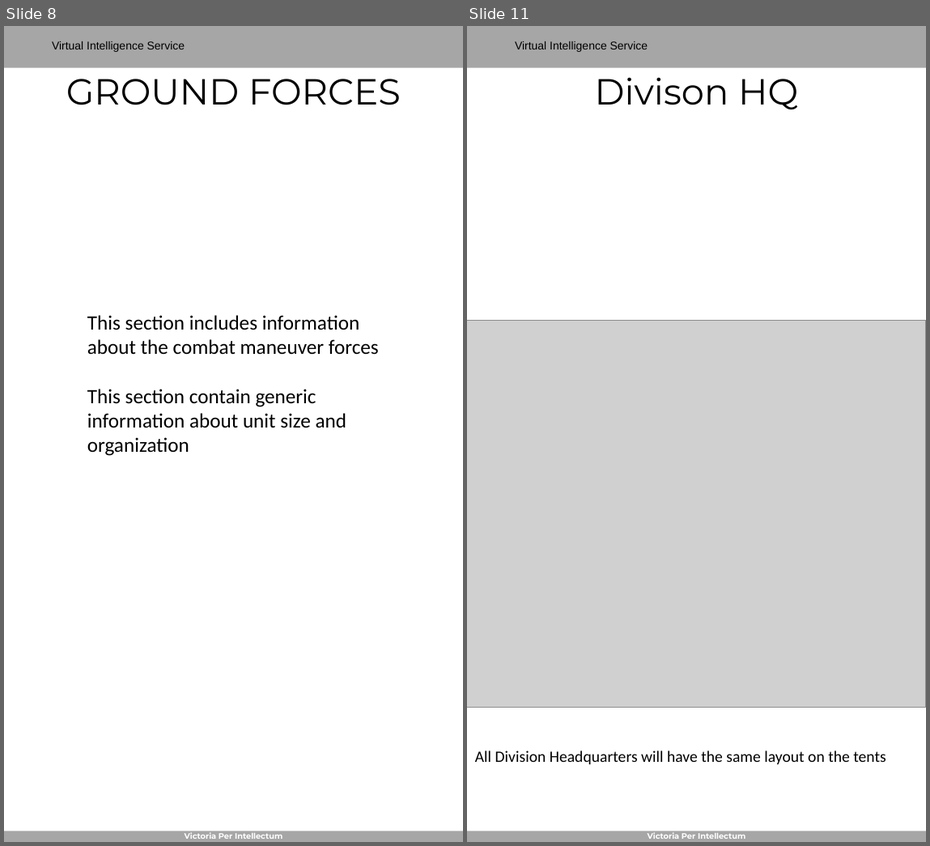
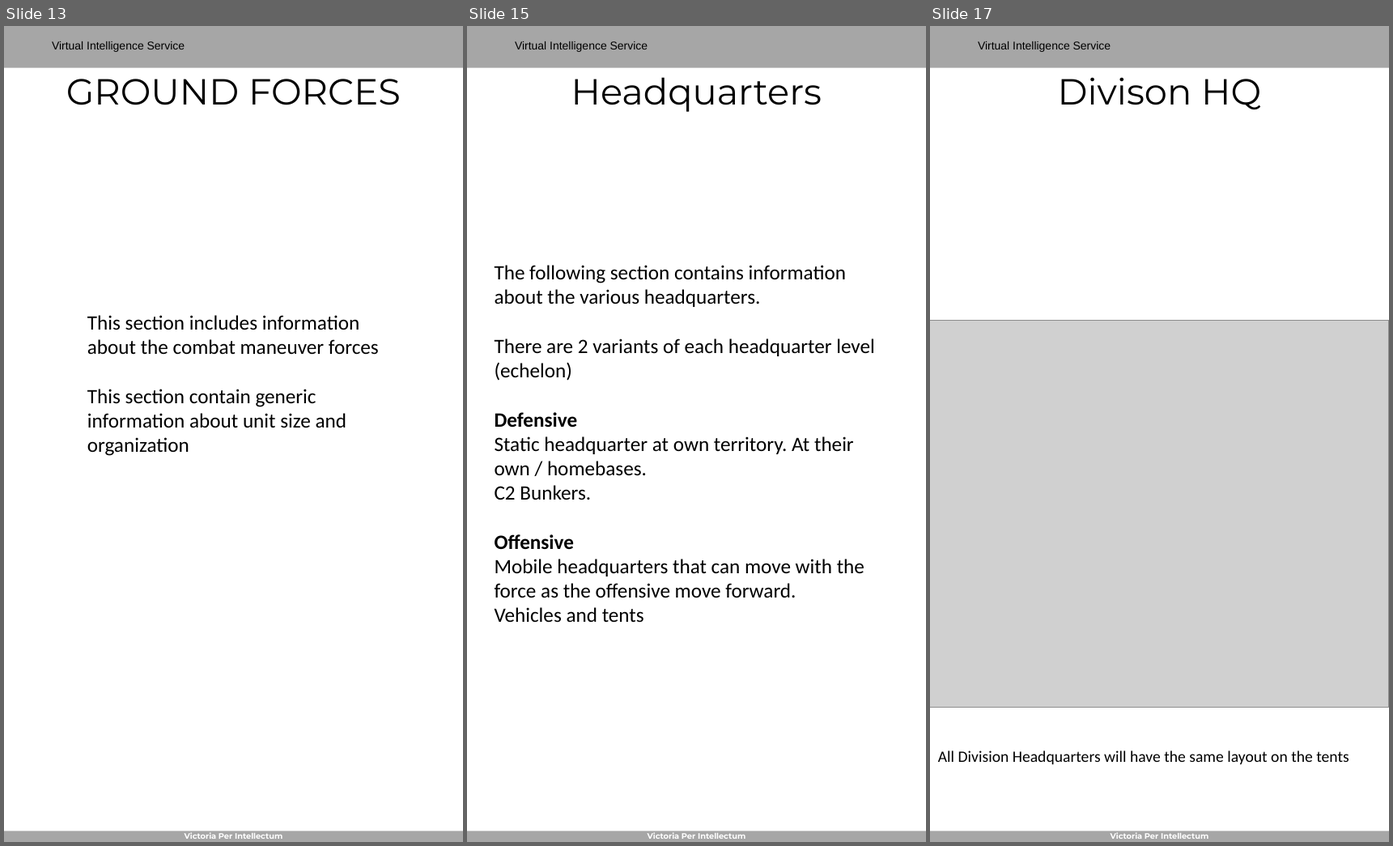
Before and after one commit to 132nd-vWing/ATRM_Brief, a slide deck: Files/VIS - Generic Order of Battle.pptx. Shown side by side, each under a label of ours: slides 8 and 11 before the commit, slides 13, 15 and 17 after it; the slides between them are not shown. The pictures are 930x846 and 1393x846 pixels, drawn with LibreOffice and Linux fonts; fonts in the diff are those of the drawing; grey boxes stand for pictures; background and template pictures are left out. Boxes give left, top, right and bottom in pixels: in the first picture for what was removed or moved away, otherwise in the second. Text is boxed around its words. In the diff, an @@ line names an element or a change of style, - is before the commit and + after.

```diff
--- a/Files/VIS - Generic Order of Battle.pptx
+++ b/Files/VIS - Generic Order of Battle.pptx
@@ slide 15 added at bbox=[467, 26, 926, 842], background #FFFFFF; not listed: 4 template elements that a slide beside it also shows @@
@@ title added at bbox=[571, 77, 822, 112], 32 pt, text #000000 @@
+Headquarters
@@ text added at bbox=[495, 265, 875, 623], 18 pt, text #000000 @@
+The following section contains information about the various headquarters.
+There are 2 variants of each headquarter level (echelon)
+Defensive
+Static headquarter at own territory. At their own / homebases.
+C2 Bunkers.
+Offensive
+Mobile headquarters that can move with the force as the offensive move forward.
+Vehicles and tents
@@ what was slide 8 is now slide 13 @@
@@ what was slide 11 is now slide 17 @@
```
Also in this commit, not shown: 12 slides changed, 17 other slides added, 1 other file.
